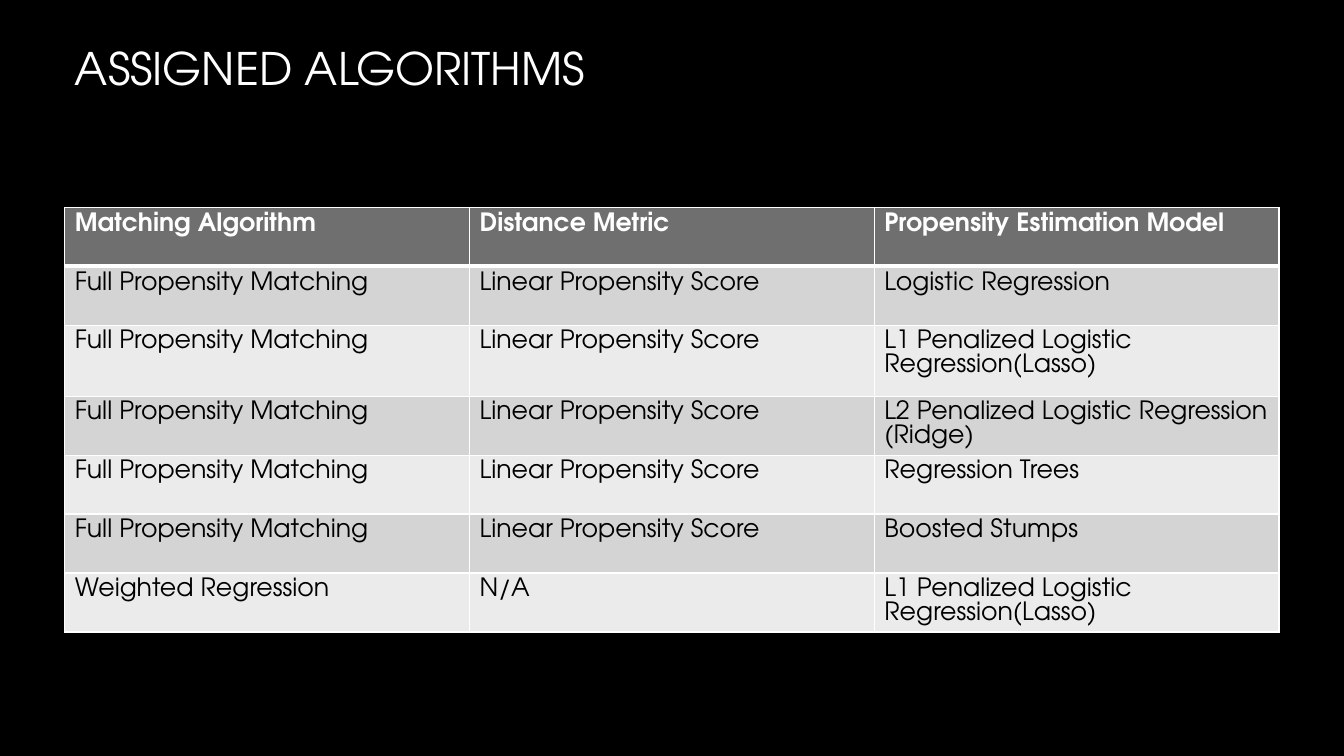
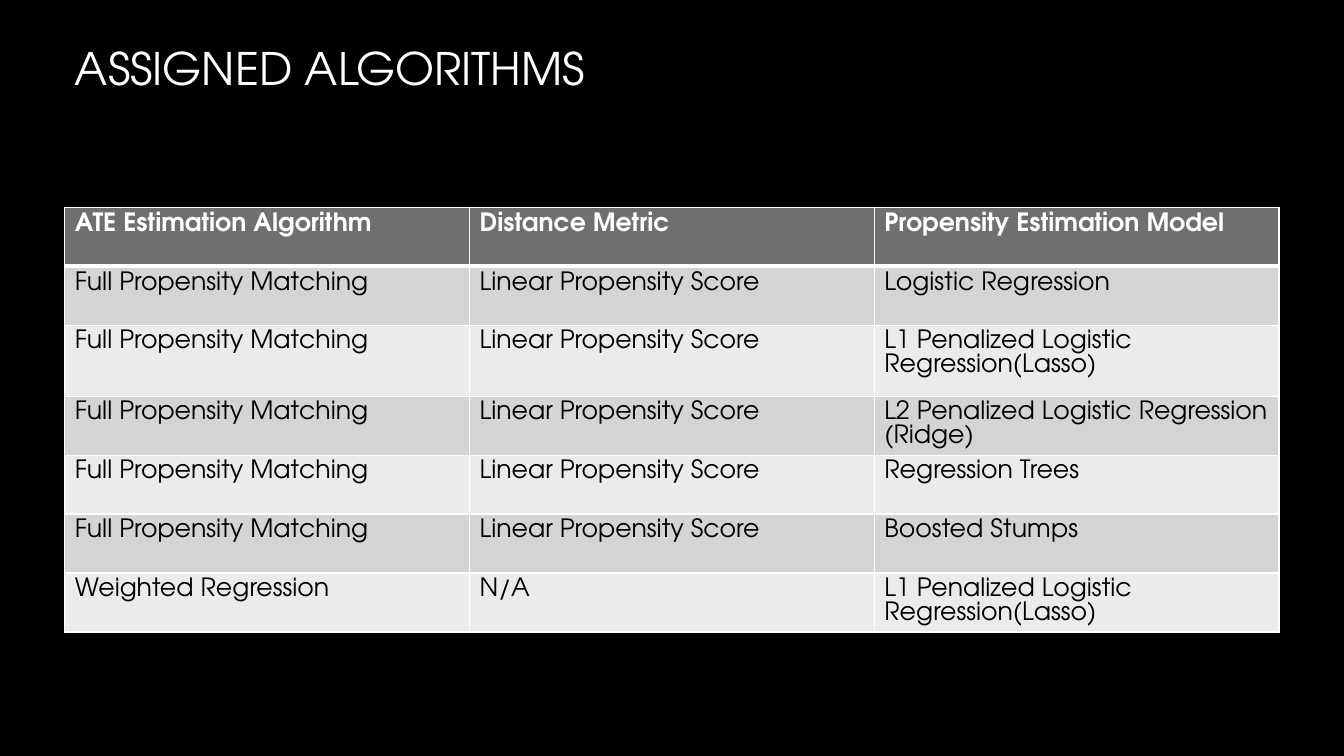
Before and after one commit to TZstatsADS/Spring2021-Project4-group5, a slide deck: slide 3 of doc/ADS Project 4 Presentation.pptx. Drawn at 1344x756 pixels with LibreOffice and Linux fonts; fonts in the diff are those of the drawing; background and template pictures are left out. Boxes give left, top, right and bottom in pixels: in the first picture for what was removed or moved away, otherwise in the second. Text is boxed around its words. In the diff, an @@ line names an element or a change of style, - is before the commit and + after.

```diff
--- a/doc/ADS Project 4 Presentation.pptx
+++ b/doc/ADS Project 4 Presentation.pptx
@@ table at [65,208,1280,655] @@
-row 1, column 1: Matching Algorithm
+row 1, column 1: ATE Estimation Algorithm
```
Also in this commit, not shown: 4 other slides changed.
